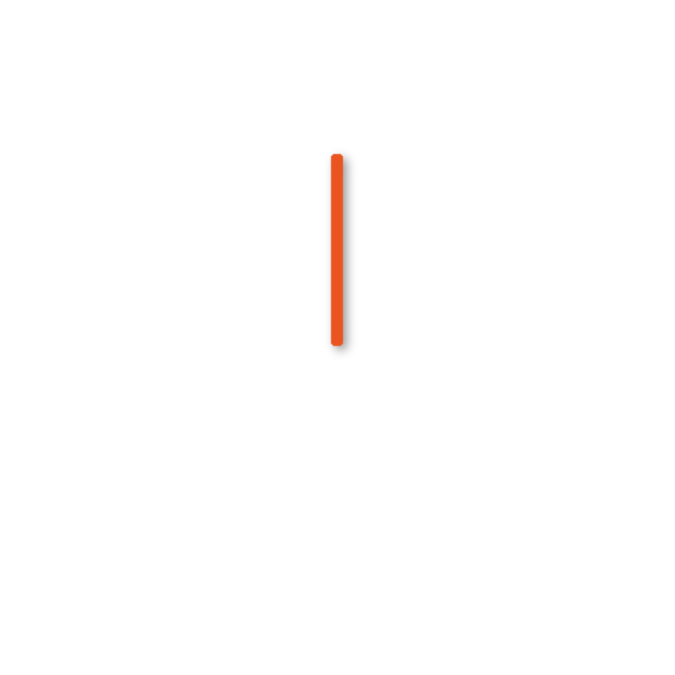
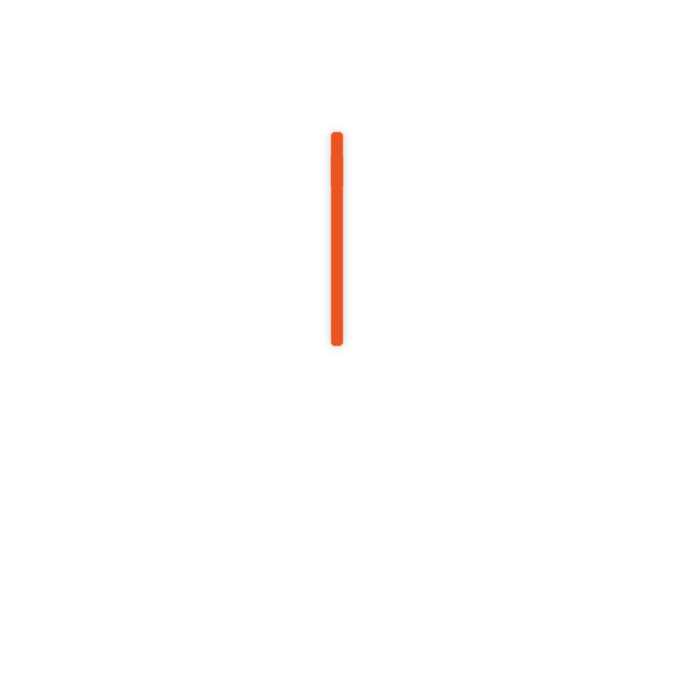
Layer changes from the first 675px x 675px image to the second:
painted on "Hour_Hand@27.png" over left=330, top=131, right=345, bottom=186
"Drop Shadow": opacity 40% → 20%, painted on it over left=323, top=125, right=356, bottom=359
